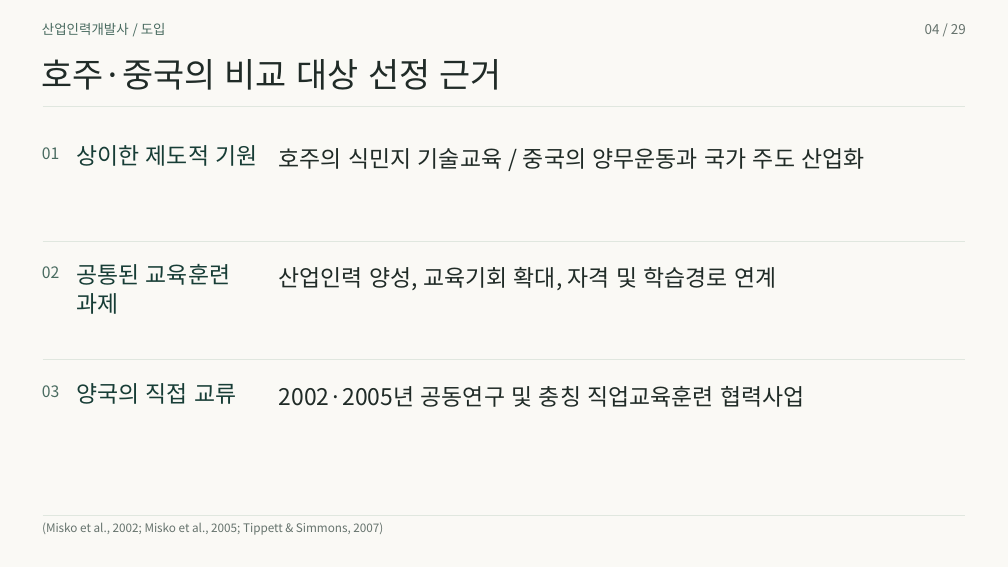
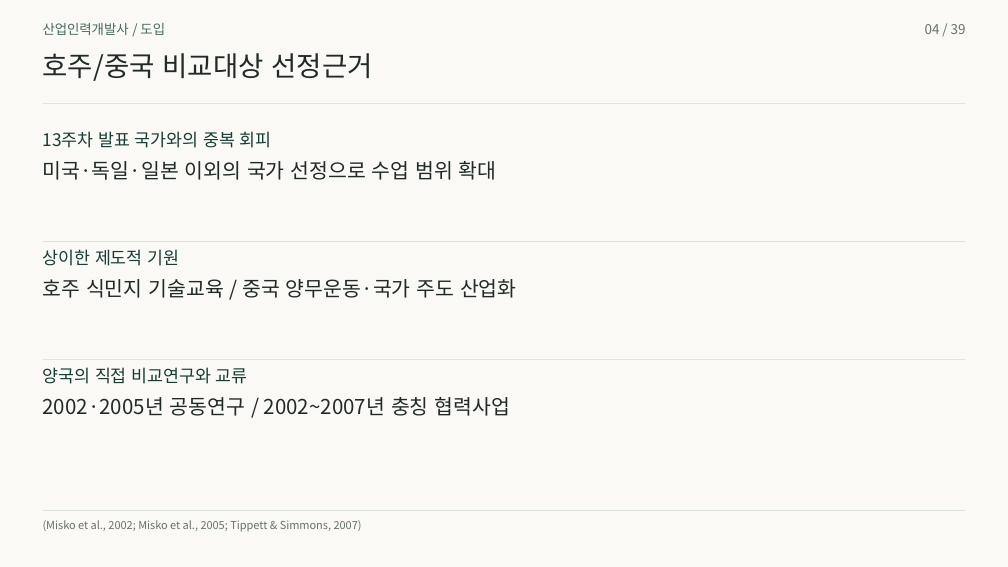
Before and after one commit to 01Chungee10/vet-history-rehearsal, a slide deck: slide 4 of au-cn-2026/presentation.pptx. Drawn at 1008x567 pixels with LibreOffice and Linux fonts; fonts in the diff are those of the drawing. Boxes give left, top, right and bottom in pixels: in the first picture for what was removed or moved away, otherwise in the second. Text is boxed around its words. In the diff, an @@ line names an element or a change of style, - is before the commit and + after.

```diff
--- a/au-cn-2026/presentation.pptx
+++ b/au-cn-2026/presentation.pptx
@@ text at box(925, 24, 966, 34): text changed @@
-04 / 29
+04 / 39
@@ text at box(43, 53, 373, 81): text changed; size 32.2 to 26.2 pt @@
-호주·중국의 비교 대상 선정 근거
+호주/중국 비교대상 선정근거
@@ freeform shape removed at box(42, 107, 966, 107) @@
@@ line added from (42, 104) to (966, 104), #DDE5DD 1 pt @@
@@ text removed at box(42, 147, 59, 159) @@
-01
@@ text added at box(43, 131, 272, 148), 16.5 pt, text #173D36 @@
+13주차 발표 국가와의 중복 회피
@@ text added at box(43, 161, 497, 180), 19.5 pt, text #202B27 @@
+미국·독일·일본 이외의 국가 선정으로 수업 범위 확대
@@ text "상이한 제도적 기원": place and size @@
-text "상이한 제도적 기원" at box(76, 145, 258, 166)
+text "상이한 제도적 기원" at box(43, 249, 179, 266)
@@ text "상이한 제도적 기원" at box(43, 249, 179, 266): size 21.8 to 16.5 pt; vertical alignment top to middle @@
@@ text removed at box(42, 266, 59, 278) @@
-02
@@ text removed at box(76, 264, 230, 285) @@
-공통된 교육훈련
@@ text removed at box(279, 267, 776, 290) @@
-산업인력 양성, 교육기회 확대, 자격 및 학습경로 연계
@@ text at box(43, 279, 517, 298): text changed; size 21.8 to 19.5 pt @@
-호주의 식민지 기술교육 / 중국의 양무운동과 국가 주도 산업화
+호주 식민지 기술교육 / 중국 양무운동·국가 주도 산업화
@@ text removed at box(76, 293, 118, 314) @@
-과제
@@ vertical alignment top to middle in 6 elements at box(43, 53, 373, 81), box(43, 23, 165, 35), box(925, 24, 966, 34), box(43, 279, 517, 298), box(43, 397, 510, 416), box(43, 367, 248, 384) @@
@@ text removed at box(42, 385, 59, 397) @@
-03
@@ text at box(43, 367, 248, 384): text changed; size 21.8 to 16.5 pt @@
-양국의 직접 교류
+양국의 직접 비교연구와 교류
@@ text at box(43, 397, 510, 416): text changed; size 21.8 to 19.5 pt @@
-2002·2005년 공동연구 및 충칭 직업교육훈련 협력사업
+2002·2005년 공동연구 / 2002~2007년 충칭 협력사업
@@ text "(Misko et al., 2002; Misko ..." at box(43, 520, 362, 532): size 11.2 to 10.5 pt; vertical alignment top to middle @@
@@ freeform shape removed at box(42, 515, 966, 516) @@
@@ line added from (42, 510) to (966, 510), #DDE5DD 1 pt @@
```
Also in this commit, not shown: 27 other slides changed, 11 slides added, 1 slide removed, 43 other files.
